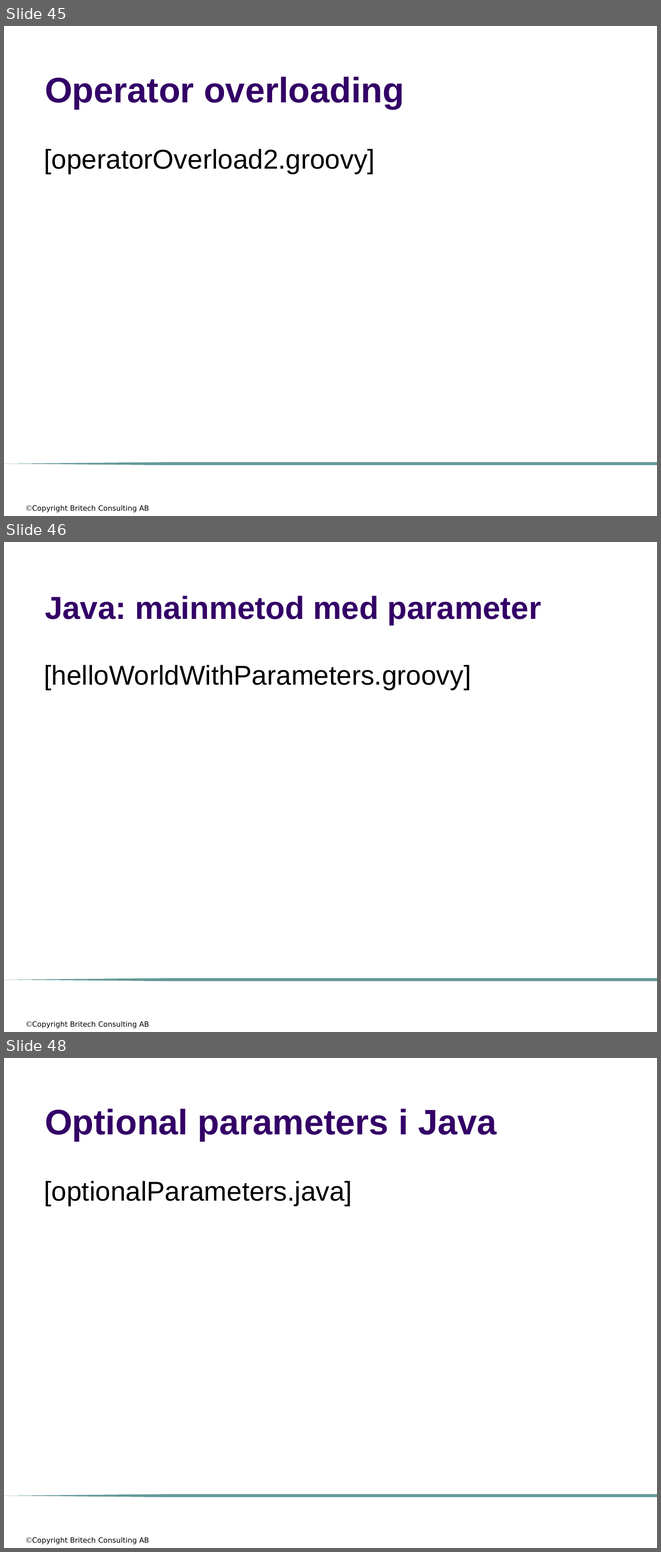
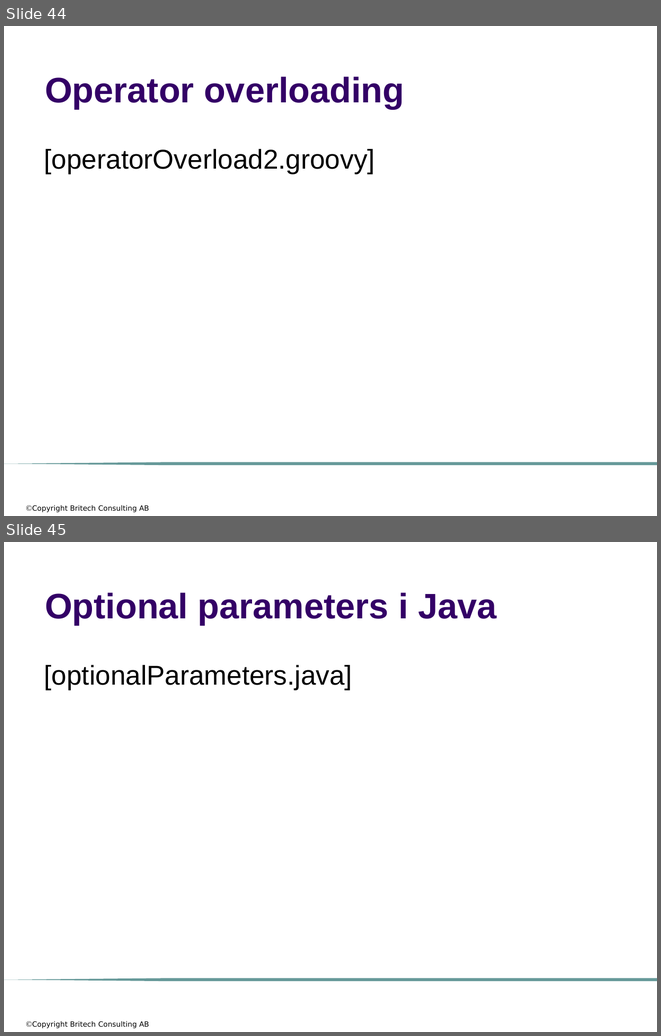
Before and after one commit to me97esn/groovyseminarium, a slide deck: groovyseminarie/dokument/groovyseminarium_source_w_logo.pptx. Shown one above the other, each under a label of ours: slides 45, 46 and 48 before the commit, slides 44 and 45 after it; the slides between them are not shown. The pictures are 661x1552 and 661x1036 pixels, drawn with LibreOffice and Linux fonts; fonts in the diff are those of the drawing; background and template pictures are left out. Boxes give left, top, right and bottom in pixels: in the first picture for what was removed or moved away, otherwise in the second. Text is boxed around its words. In the diff, an @@ line names an element or a change of style, - is before the commit and + after.

```diff
--- a/groovyseminarie/dokument/groovyseminarium_source_w_logo.pptx
+++ b/groovyseminarie/dokument/groovyseminarium_source_w_logo.pptx
@@ slide 46 removed at (4, 542, 657, 1032), background #FFFFFF; not listed: 2 template elements that a slide beside it also shows @@
@@ title removed at (45, 596, 541, 625) @@
-Java: mainmetod med parameter
@@ text removed at (44, 664, 471, 690) @@
-[helloWorldWithParameters.groovy]
@@ what was slide 45 is now slide 44 @@
@@ what was slide 48 is now slide 45 @@
```
Also in this commit, not shown: 1 slide changed, 3 other slides removed, 6 other files.
